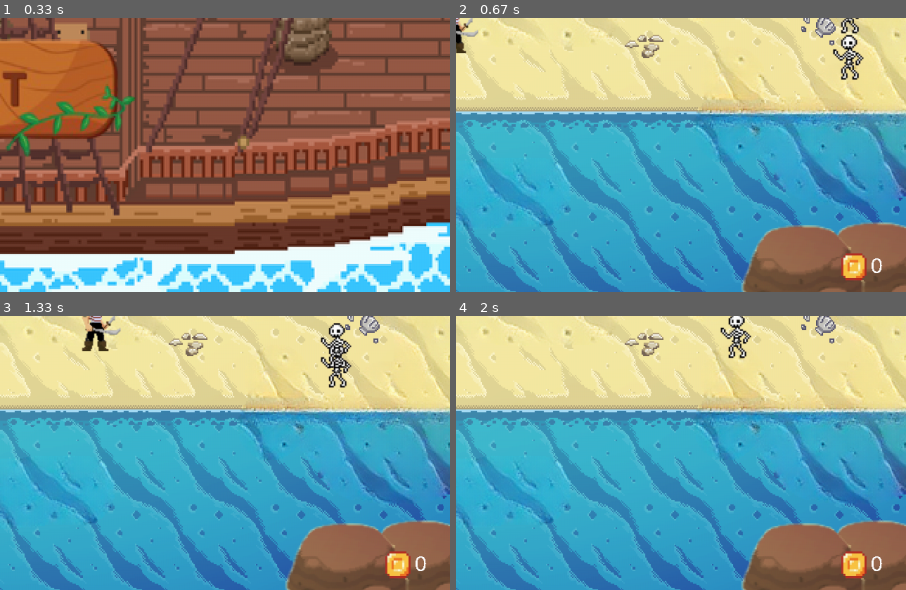
Above: before the commit, frames 1-4 (two rows, left to right).
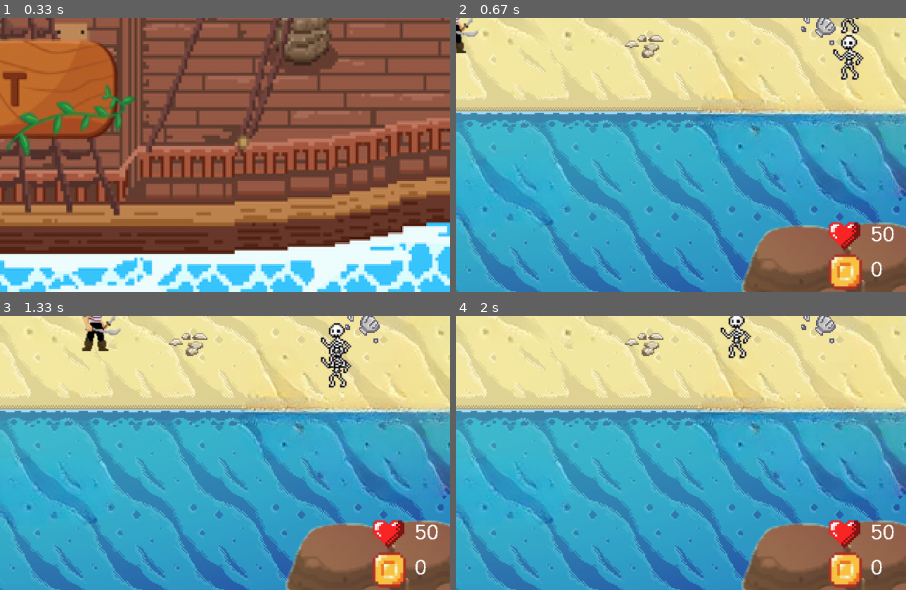
Above: after the commit, the same moments.

Repository: DasolLim/Pygame_Pirates
Game: pygame game, started from main.py
Same seed, same stepped clock (60 frames per second), same inputs: the game is played once before the commit and once after it.
Inputs (mouse positions are % of the whole screen's width and height, from its top left):
- Up to frame 1 (0.33 s): no input
- Up to frame 2 (0.67 s): click (48, 37) at 0.38 s
- Up to frame 3 (1.33 s): hold Right 0.83-1.3 s
- Up to frame 4 (2 s): hold Up 1.33-1.63 s; hold Right from 1.67 s (still down)
The pictures show only the part of the screen within x 50-100%, y 50-100%; the shares and areas given below are measured in that part.

Frame 1 is identical in both runs. In frame 2, 1.6% of the frame differs, in the area x 82-98%, y 74-100%; in frame 3, 1.6%; in frame 4, 1.6%.

Commit message:
Health and Coin visuals are now larger and appear.

Diff:
--- a/main.py
+++ b/main.py
@@ -51,7 +51,6 @@
 shop_rect = shopImg.get_rect()
 shop_rect.center = screen_rect.center
 
-
 #initializing treasure image
 treasureImg = pygame.image.load('treasure.jpg')
 treasureImg = pygame.transform.scale(treasureImg,(1280,780))
@@ -59,8 +58,13 @@
 
 #initializing coin image
 coinImg = pygame.image.load('coin_100x94.png')
-coinImg = pygame.transform.scale(coinImg, (50,50))
+coinImg = pygame.transform.scale(coinImg, (65,65))
 coin_rect = coinImg.get_rect()
+
+#initializing heart image
+heartImg = pygame.image.load('Heart.png')
+heartImg = pygame.transform.scale(heartImg, (65,65))
+heart_rect = heartImg.get_rect()
 
 width = 395
 height = 135
@@ -101,6 +105,10 @@
 # coinCountText = font.render(str(coinCount), False, (255,255,255))
 #/////////////////////////////////////////////////////////////////////////#
 
+#initializing heart text
+healthCount = player_group.sprites()[0].health
+healthCountText = font.render(str(healthCount), False, (255, 255, 255))
+
 #render images
 def render():
 
@@ -113,8 +121,12 @@
     if not loadPlaying:
 
         #displaying coin info
-        screen.blit(coinCountText, (1230, 725))
-        screen.blit(coinImg, (1180, 720))
+        screen.blit(coinCountText, (1230, 730))
+        screen.blit(coinImg, (1160, 720))
+
+        #displaying heart info
+        screen.blit(healthCountText, (1230, 680))
+        screen.blit(heartImg, (1160, 665))
 
         #displaying player sprite
         screen.blit(player_img, player_group.sprites()[0].rect)
